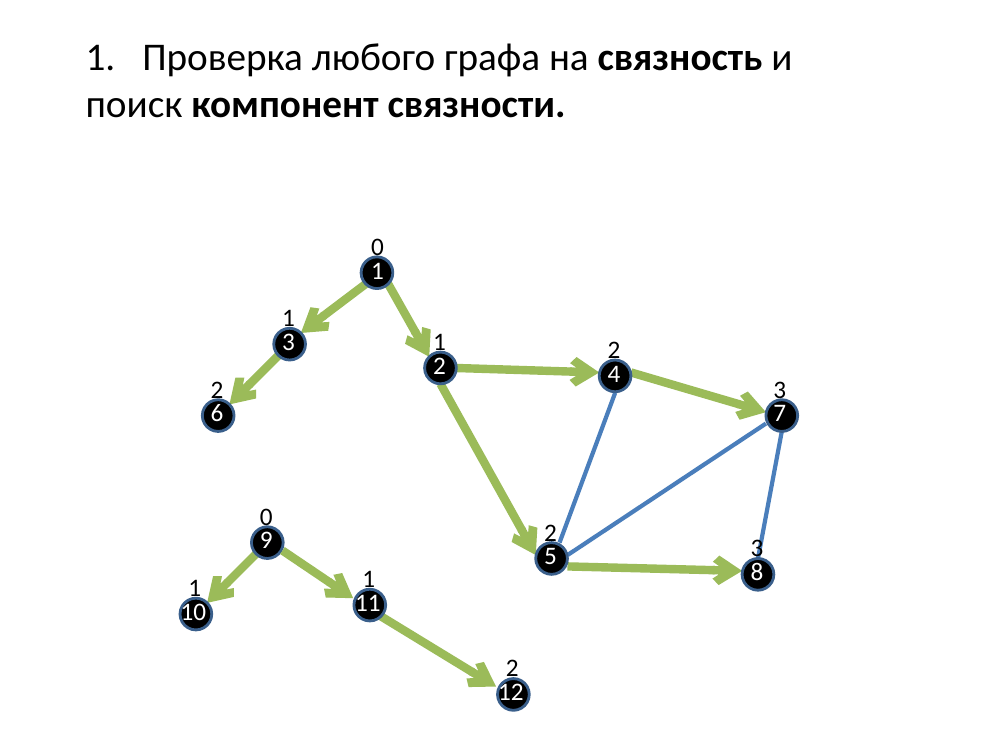
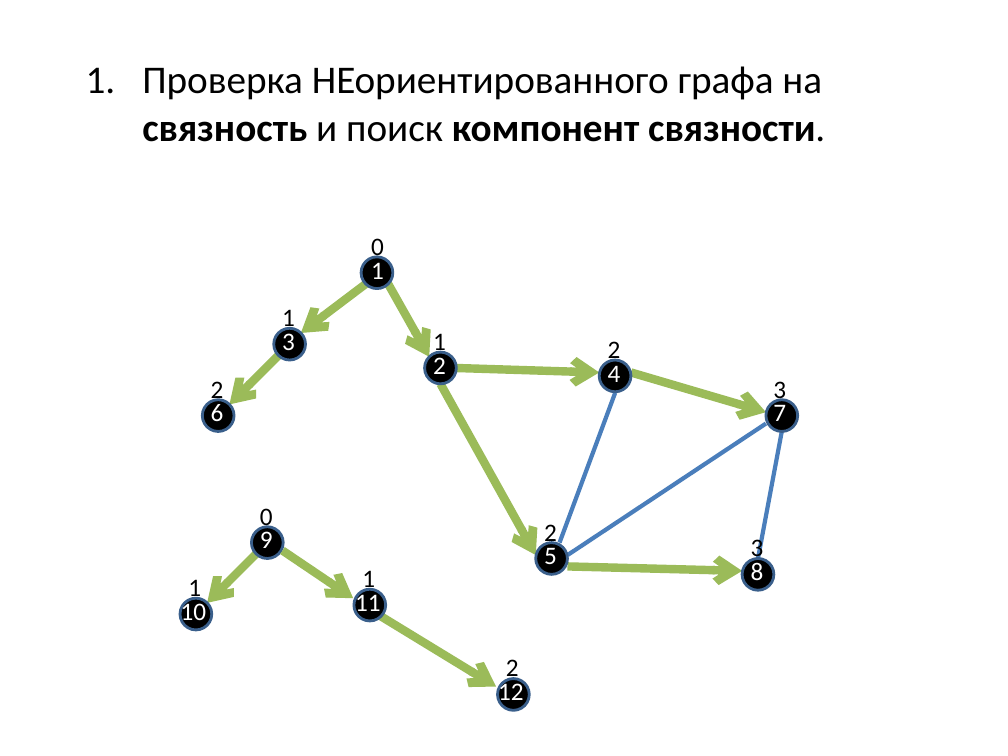
Before and after one commit to SteinbergOB/ANG, a slide deck: slide 38 of Презентации/Лекция 1.pptx (slide 14 before the commit). Drawn at 1008x756 pixels with LibreOffice and Linux fonts; fonts in the diff are those of the drawing. Boxes give left, top, right and bottom in pixels: in the first picture for what was removed or moved away, otherwise in the second. Text is boxed around its words. In the diff, an @@ line names an element or a change of style, - is before the commit and + after.

```diff
--- a/Презентации/Лекция 1.pptx
+++ b/Презентации/Лекция 1.pptx
@@ text at (142, 66, 825, 142): text changed; bold off @@
-1. Проверка любого графа на связность и
-поиск компонент связности.
+1. Проверка НЕориентированного графа на связность и поиск компонент связности.
```
Also in this commit, not shown: 41 other slides changed, 24 slides added, 12 slides removed, 4 other files.
